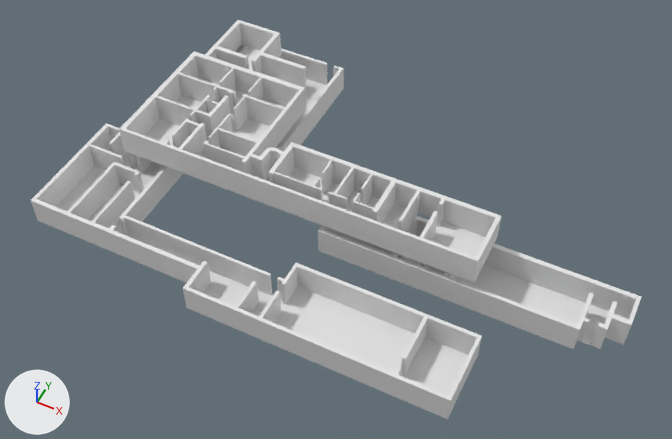
The Blender file Assets/Korpus/KorpusPrefab/1korpus.blend as it was, and as the next commit left it.
The view is the same before and after, from a 50 mm lens placed at (24.8, -59.4, 70.1), pointed at (-2.5, -4.7, 1.8). Arrows for +X, +Y and +Z are at lower left; the lights stay in place. Text is drawn in Blender's own font.
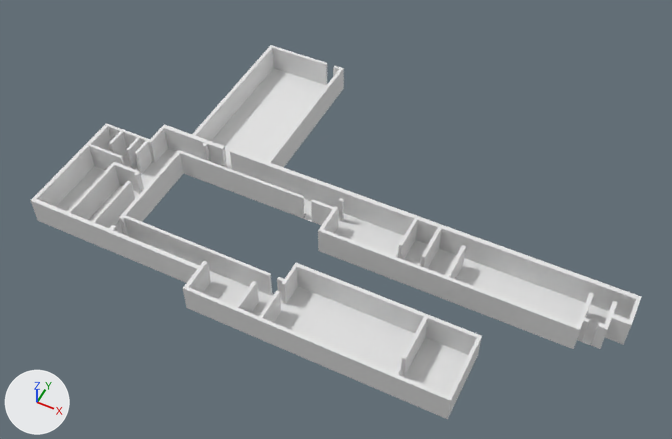
Location of each change, [x1, y1, x2, y2] in pixels of the pictures (672 x 439 px):
'Plane.002', deleted: before [119, 20, 502, 282]
'Plane.001', deleted: before [144, 45, 485, 257]

What changed in the scene script:
```text
Remove ob_plane_003:
    ob_plane_003 = bpy.data.objects.new('Plane.003', me_plane_004)
    ob_plane_003.location = (-23.8, 11.81, 4.0)
Remove ob_plane_001:
    ob_plane_001 = bpy.data.objects.new('Plane.001', me_plane_001)
    ob_plane_001.location = (0.05, 1.27, 0.0)
Remove ob_plane_002:
    ob_plane_002 = bpy.data.objects.new('Plane.002', me_plane_002)
    ob_plane_002.location = (0.05, 1.27, 0.0)
    _m = ob_plane_002.modifiers.new('Solidify', 'SOLIDIFY')
    _m.thickness = 3.0
    _m.offset = 1.0
```
